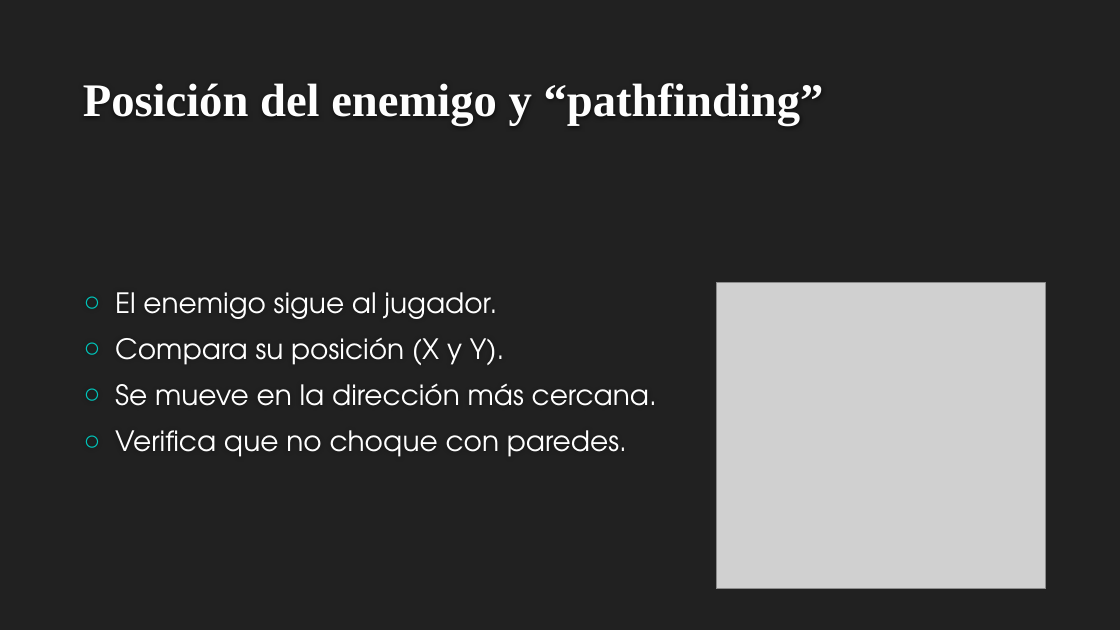
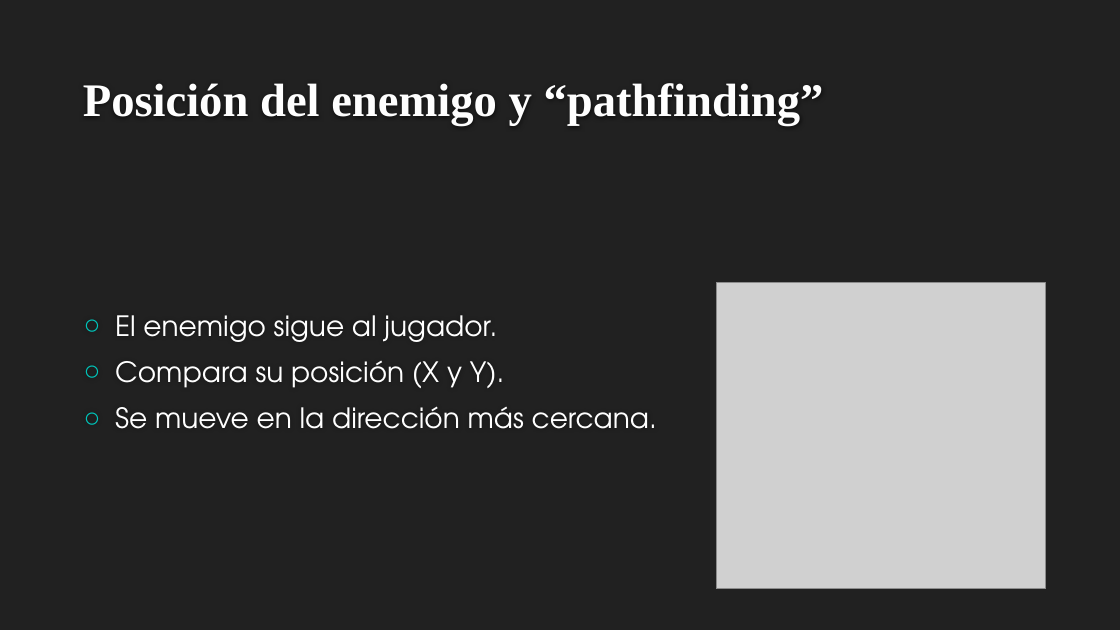
Before and after one commit to ValeriaAlmodovar/MiniProyectoCiic, a slide deck: slide 9 of Explicacion.pptx (slide 8 before the commit). Drawn at 1120x630 pixels with LibreOffice and Linux fonts; fonts in the diff are those of the drawing; grey boxes stand for pictures; background and template pictures are left out. Boxes give left, top, right and bottom in pixels: in the first picture for what was removed or moved away, otherwise in the second. Text is boxed around its words. In the diff, an @@ line names an element or a change of style, - is before the commit and + after.

Commit message:
Update Explicacion.pptx
Fixed small typos.

```diff
--- a/Explicacion.pptx
+++ b/Explicacion.pptx
@@ text at [115,430,627,457]: paragraph removed @@
-○ Verifica que no choque con paredes.
```
Also in this commit, not shown: 5 other slides changed.
